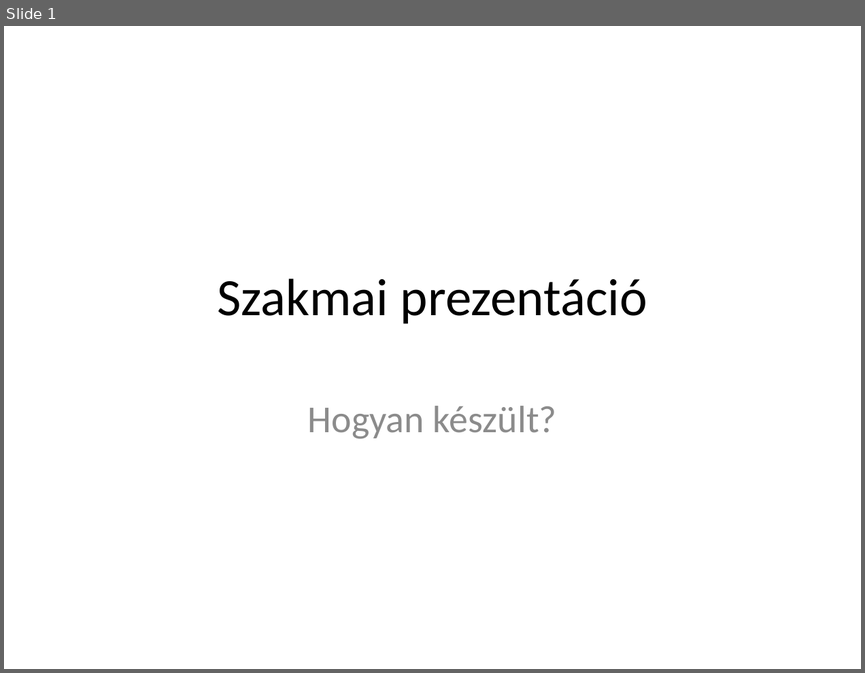
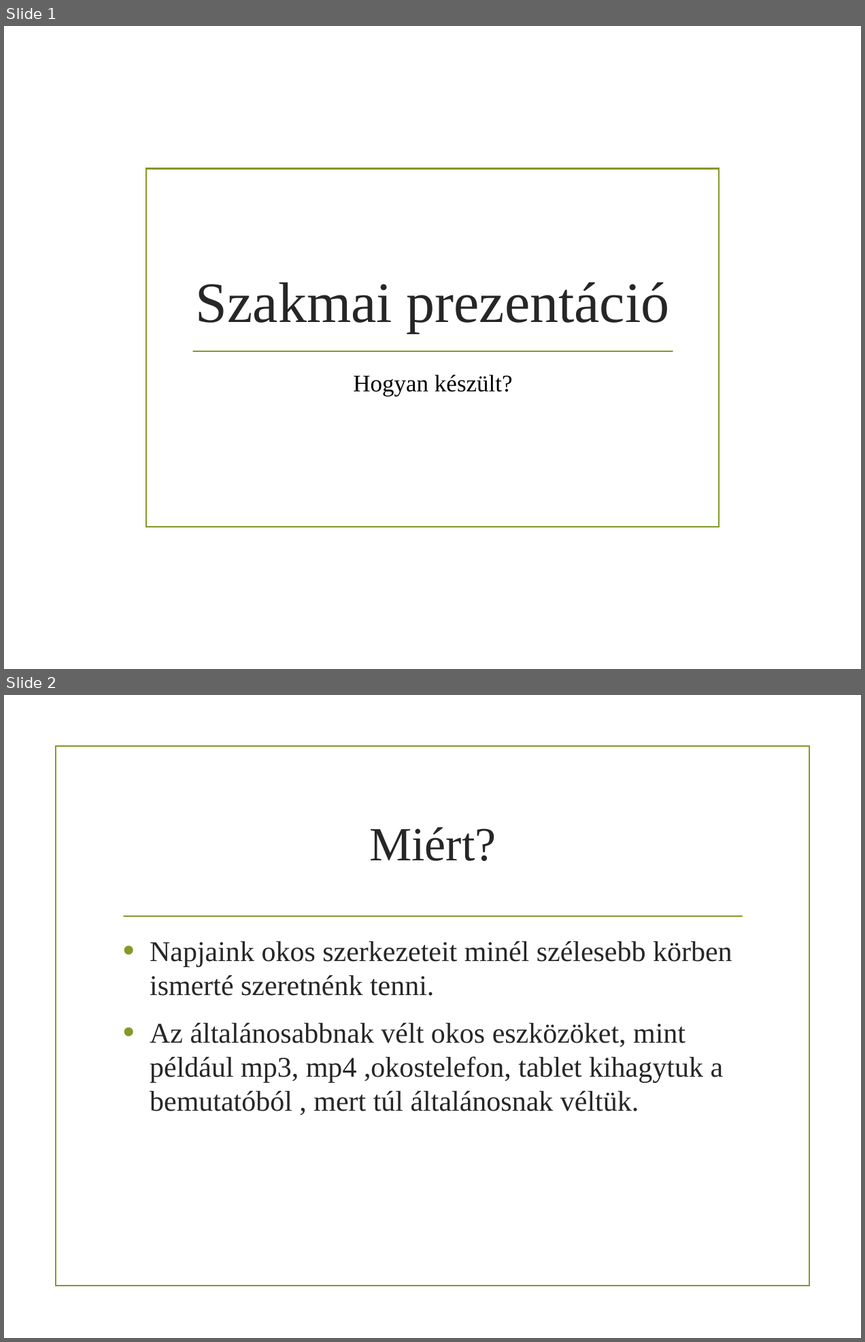
Before and after one commit to tamas9731/Infoverseny, a slide deck: Szakmai prezentáció.pptx. Shown one above the other, each under a label of ours: slide 1 before the commit, slides 1 and 2 after it. The pictures are 865x673 and 865x1342 pixels, drawn with LibreOffice and Linux fonts; fonts in the diff are those of the drawing; background and template pictures are left out. Boxes give left, top, right and bottom in pixels: in the first picture for what was removed or moved away, otherwise in the second. Text is boxed around its words. In the diff, an @@ line names an element or a change of style, - is before the commit and + after.

```diff
--- a/Szakmai prezentáció.pptx
+++ b/Szakmai prezentáció.pptx
@@ slide 2 added at [4, 695, 861, 1338], background picture (left out) @@
@@ rectangle added at [56, 745, 809, 1285], outline #83992A 1.25 pt @@
@@ title added at [369, 827, 496, 861], 40 pt, text #262626 @@
+Miért?
@@ line added from (124, 916) to (742, 916), #83992A 1.25 pt @@
@@ text added at [150, 940, 732, 1111], 24 pt, text #262626 @@
+• Napjaink okos szerkezeteit minél szélesebb körben ismerté szeretnénk tenni.
+• Az általánosabbnak vélt okos eszközöket, mint például mp3, mp4 ,okostelefon, tablet kihagytuk a bemutatóból , mert túl általánosnak véltük.
@@ slide 1 changed as well @@
@@ rectangle added at [146, 168, 719, 526], outline #83992A 1.25 pt @@
@@ title "Szakmai prezentáció": place and size @@
-title "Szakmai prezentáció" at [217, 278, 647, 324]
+title "Szakmai prezentáció" at [196, 282, 669, 333]
@@ title "Szakmai prezentáció" at [196, 282, 669, 333]: size 44 to 48 pt, font Calibri to Times New Roman, text colour #000000 to #262626; vertical alignment middle to bottom @@
@@ line added from (193, 352) to (672, 352), #83992A 1.25 pt @@
@@ subtitle "Hogyan készült?": place and size @@
-subtitle "Hogyan készült?" at [308, 405, 557, 439]
+subtitle "Hogyan készült?" at [353, 374, 513, 396]
@@ subtitle "Hogyan készült?" at [353, 374, 513, 396]: size 32 to 20 pt, font Calibri to Times New Roman, text colour #8C8C8C to #000000; more space between paragraphs @@
```
Also in this commit, not shown: 6 other slides changed, 2 slides removed.
